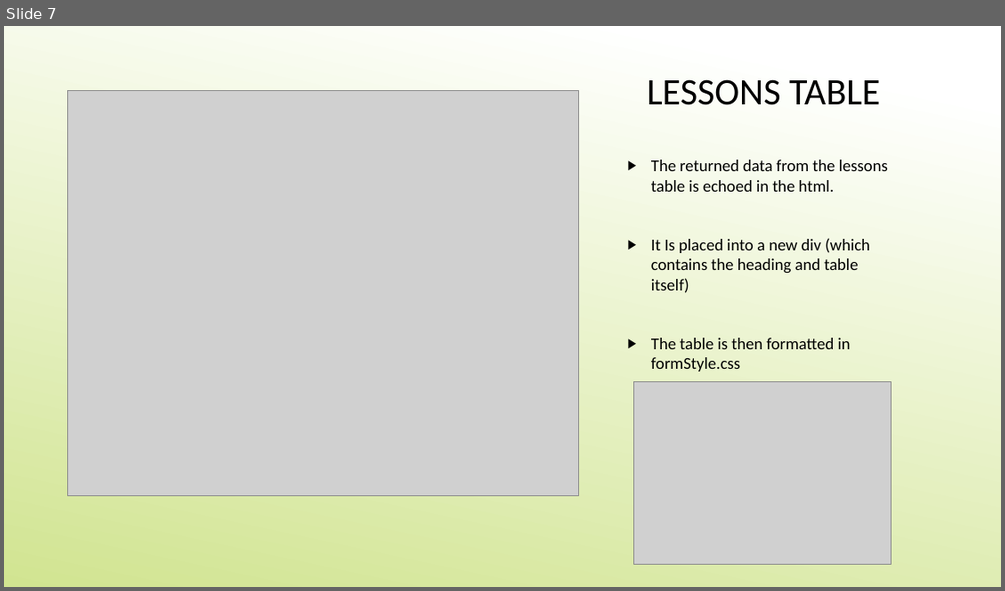
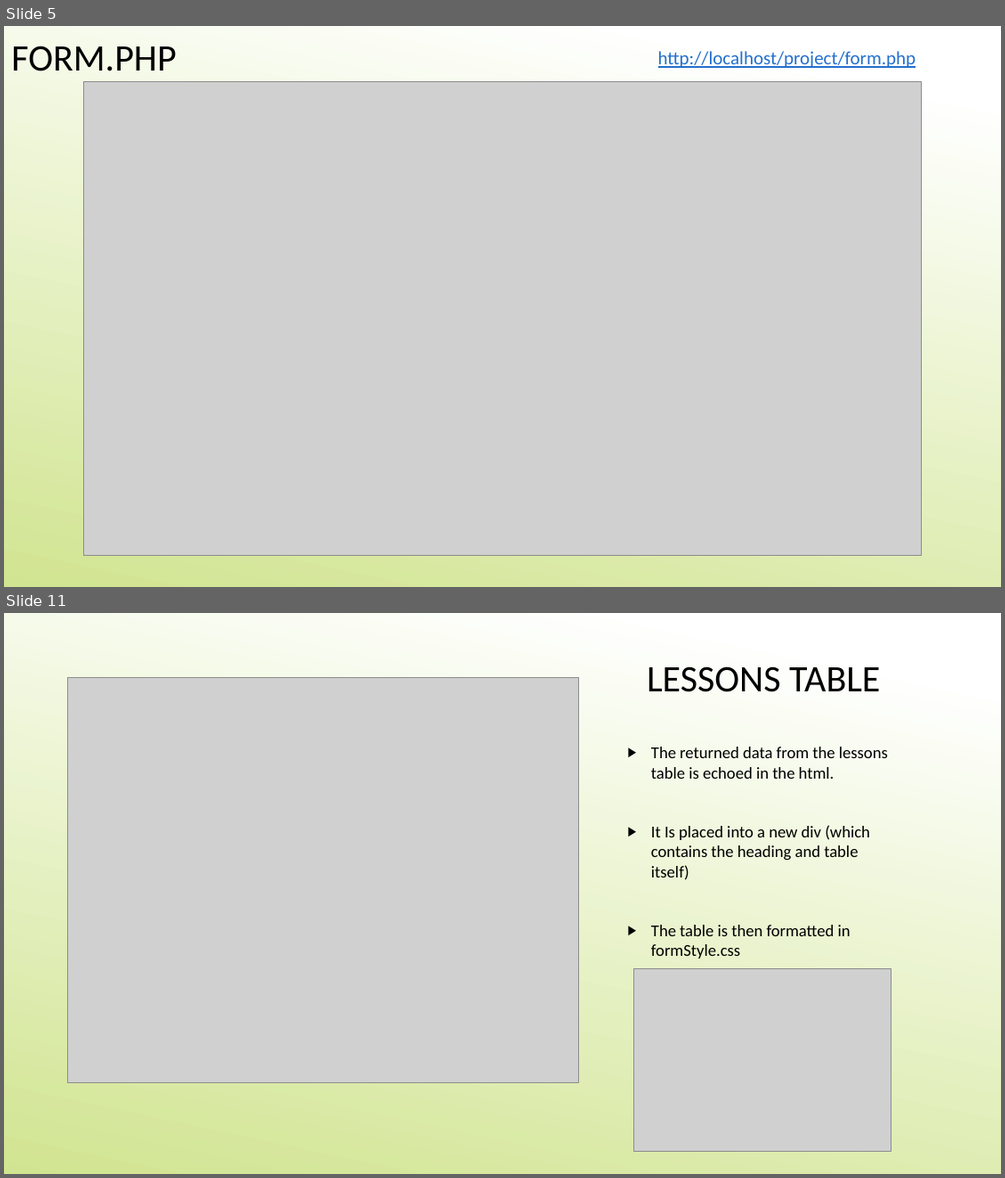
Before and after one commit to MikeVriesema/ProgrammingPal, a slide deck: ET4132_ProgrammingPal_PowerPoint.pptx. Shown one above the other, each under a label of ours: slide 7 before the commit, slides 5 and 11 after it; the slides between them are not shown. The pictures are 1005x591 and 1005x1178 pixels, drawn with LibreOffice and Linux fonts; fonts in the diff are those of the drawing; grey boxes stand for pictures. Boxes give left, top, right and bottom in pixels: in the first picture for what was removed or moved away, otherwise in the second. Text is boxed around its words. In the diff, an @@ line names an element or a change of style, - is before the commit and + after.

```diff
--- a/ET4132_ProgrammingPal_PowerPoint.pptx
+++ b/ET4132_ProgrammingPal_PowerPoint.pptx
@@ slide 5 added at [4,26,1001,587], background gradient #FFFFFF to #D4E68F @@
@@ text added at [11,46,176,71], 36 pt, text #000000 @@
+FORM.PHP
@@ text added at [658,51,916,68], 18 pt, text #2370CD, underline @@
+http://localhost/project/form.php
@@ picture added at [84,81,922,556] @@
@@ what was slide 7 is now slide 11 @@
```
Also in this commit, not shown: 6 slides changed, 14 other slides added, 2 slides removed, 1 other file.
